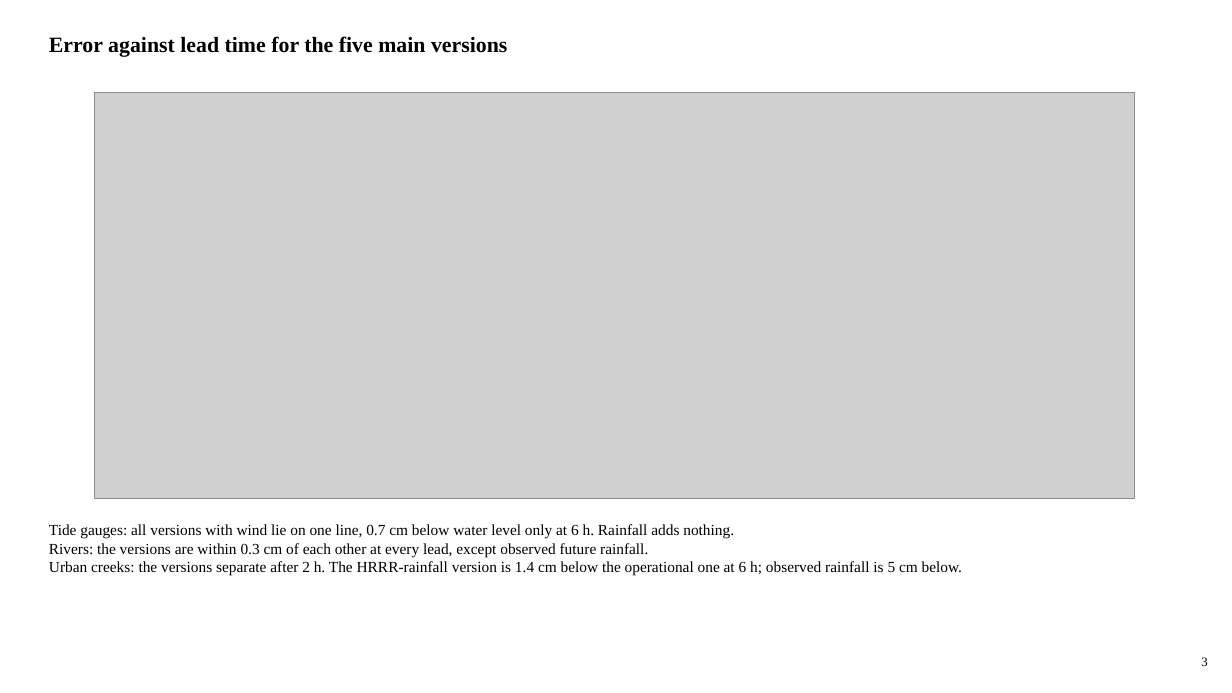
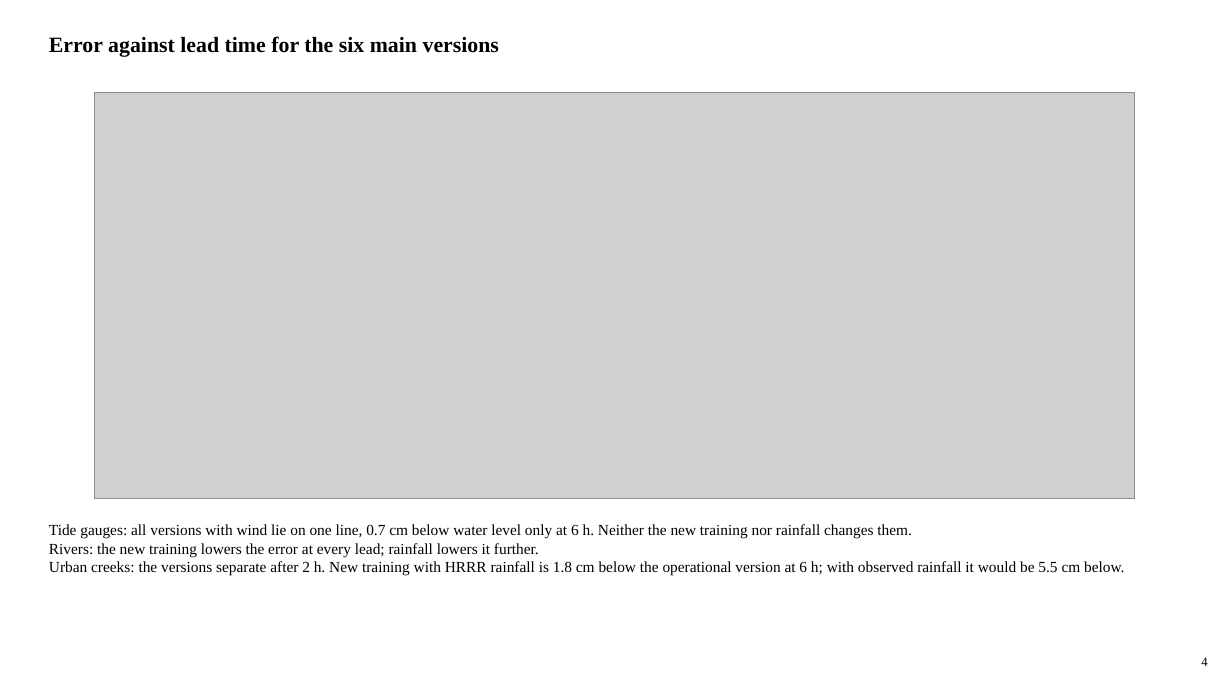
Before and after one commit to LaurenW1997/subdomainLSTM, a slide deck: slide 4 of deliverables/17_versions/version_comparison.pptx (slide 3 before the commit). Drawn at 1232x693 pixels with LibreOffice and Linux fonts; fonts in the diff are those of the drawing; grey boxes stand for pictures. Boxes give left, top, right and bottom in pixels: in the first picture for what was removed or moved away, otherwise in the second. Text is boxed around its words. In the diff, an @@ line names an element or a change of style, - is before the commit and + after.

```diff
--- a/deliverables/17_versions/version_comparison.pptx
+++ b/deliverables/17_versions/version_comparison.pptx
@@ text at [49,36,499,57]: text changed @@
-Error against lead time for the five main versions
+Error against lead time for the six main versions
@@ text at [49,524,1124,576]: text changed @@
-Tide gauges: all versions with wind lie on one line, 0.7 cm below water level only at 6 h. Rainfall adds nothing.
-Rivers: the versions are within 0.3 cm of each other at every lead, except observed future rainfall.
-Urban creeks: the versions separate after 2 h. The HRRR-rainfall version is 1.4 cm below the operational one at 6 h; observed rainfall is 5 cm below.
+Tide gauges: all versions with wind lie on one line, 0.7 cm below water level only at 6 h. Neither the new training nor rainfall changes them.
+Rivers: the new training lowers the error at every lead; rainfall lowers it further.
+Urban creeks: the versions separate after 2 h. New training with HRRR rainfall is 1.8 cm below the operational version at 6 h; with observed rainfall it would be 5.5 cm below.
@@ text at [1201,657,1207,666]: text changed @@
-3
+4
```
Also in this commit, not shown: 25 other slides changed, 1 slide added, 48 other files.
